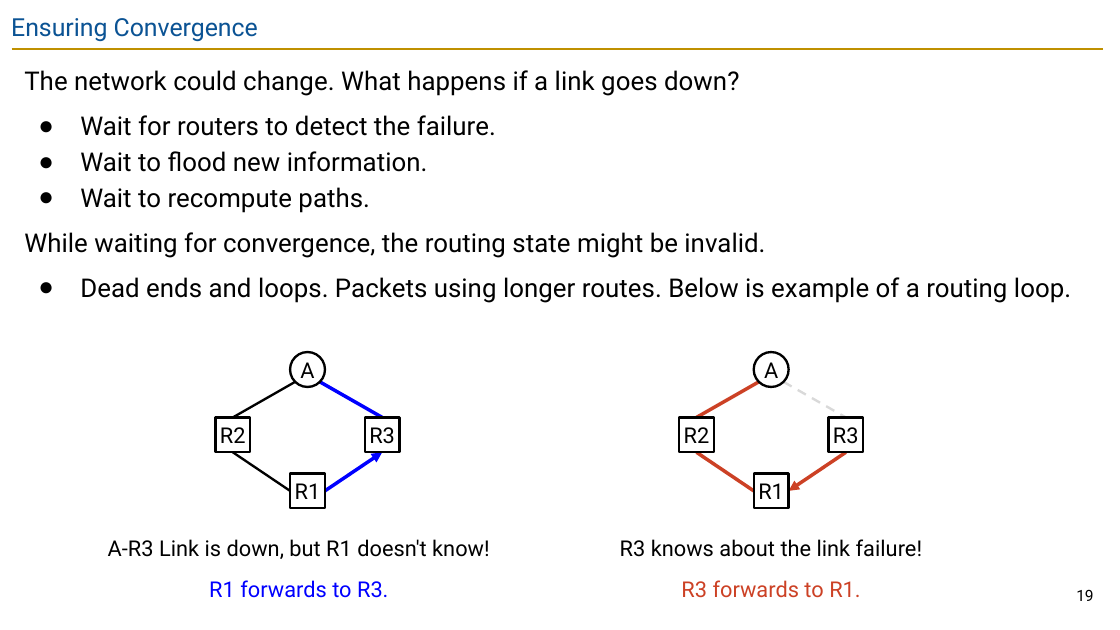
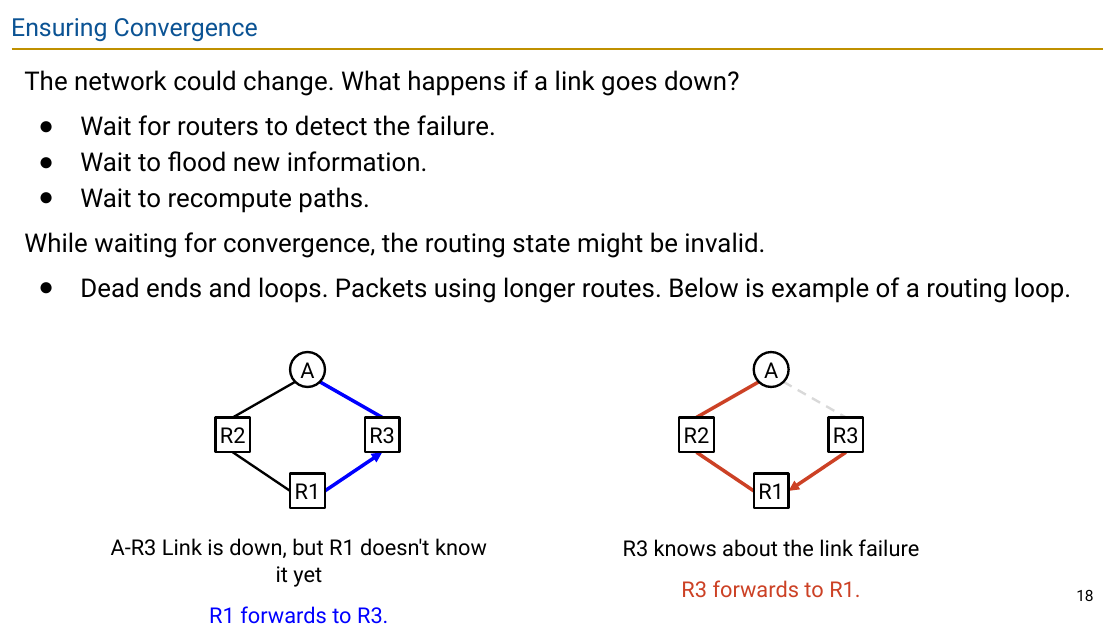
Before and after one commit to guhofstra/CSC175Sp26, a slide deck: slide 18 of PPTs/Lecture 5.3 - Link-State.pptx (slide 19 before the commit). Drawn at 1120x630 pixels with LibreOffice and Linux fonts; fonts in the diff are those of the drawing. Boxes give left, top, right and bottom in pixels: in the first picture for what was removed or moved away, otherwise in the second. Text is boxed around its words. In the diff, an @@ line names an element or a change of style, - is before the commit and + after.

```diff
--- a/PPTs/Lecture 5.3 - Link-State.pptx
+++ b/PPTs/Lecture 5.3 - Link-State.pptx
@@ text at [111, 538, 487, 587]: text changed @@
-A-R3 Link is down, but R1 doesn't know!
+A-R3 Link is down, but R1 doesn't know it yet
@@ text at [623, 539, 919, 557]: text changed @@
-R3 knows about the link failure!
+R3 knows about the link failure
@@ page number at [1076, 590, 1093, 601]: text changed @@
-19
+18
```
Also in this commit, not shown: 5 other slides changed, 1 slide removed, 8 other files.
